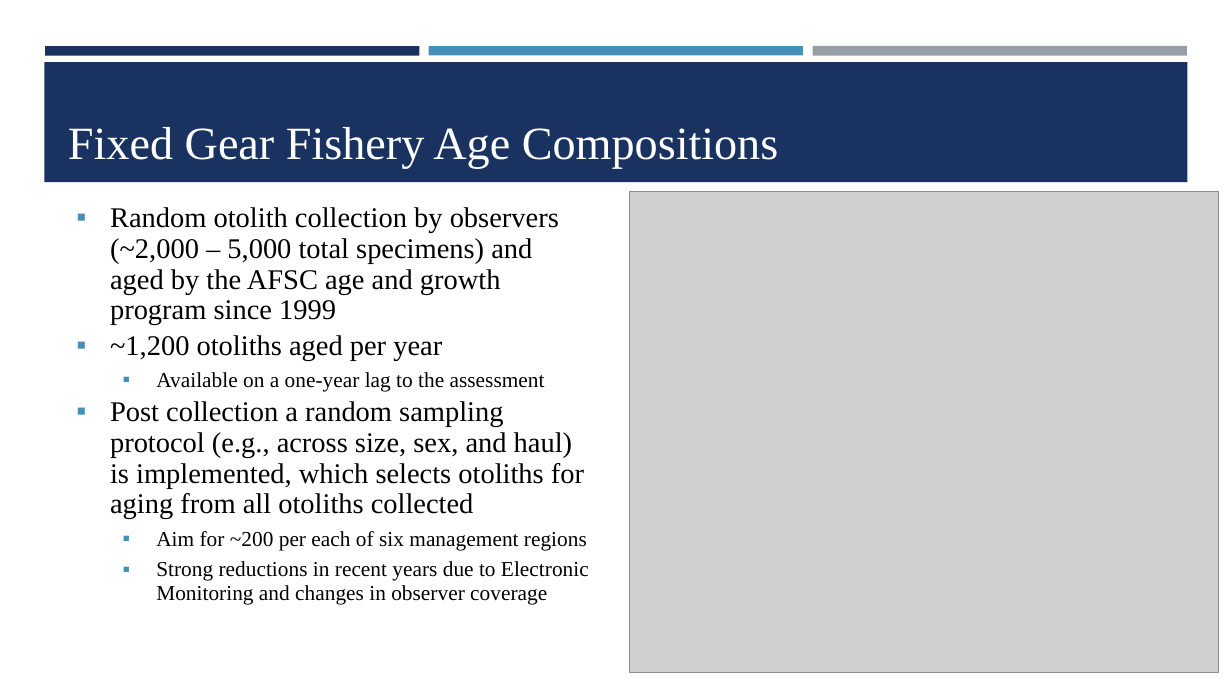
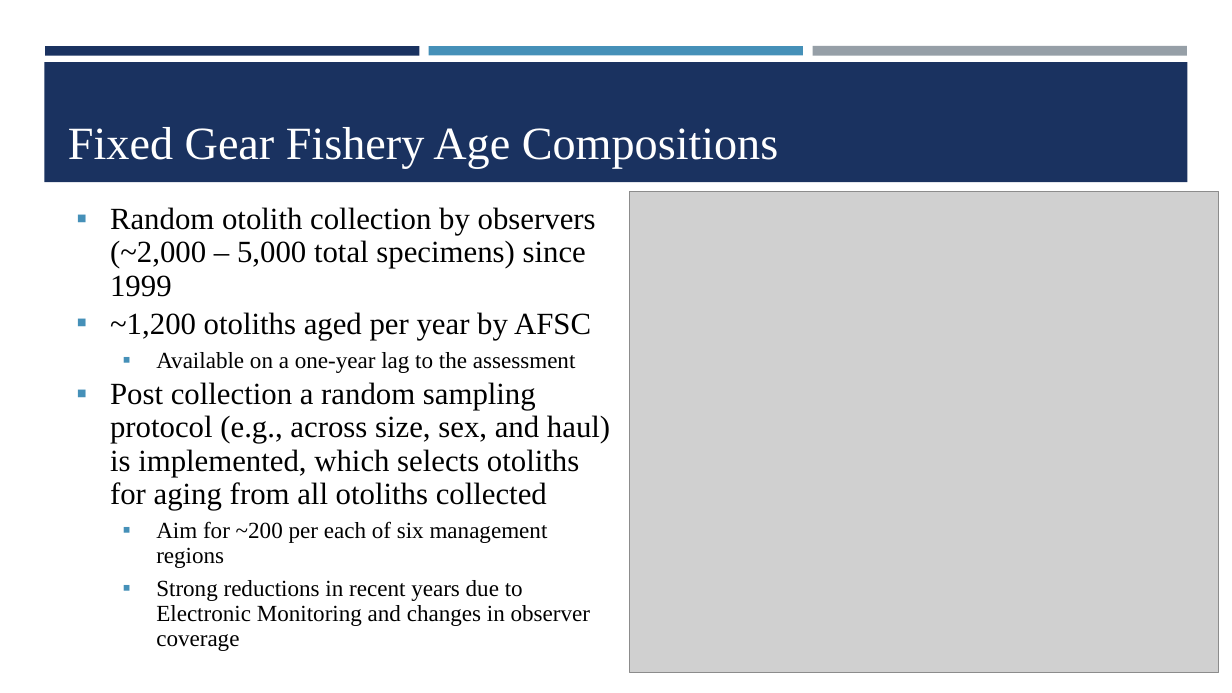
Before and after one commit to dgoethel-noaa/2026_Sablefish_CIE, a slide deck: slide 8 of Presentations/6. Sablefish CIE_Data_Assessment.pptx. Drawn at 1232x693 pixels with LibreOffice and Linux fonts; fonts in the diff are those of the drawing; grey boxes stand for pictures; background and template pictures are left out. Boxes give left, top, right and bottom in pixels: in the first picture for what was removed or moved away, otherwise in the second. Text is boxed around its words. In the diff, an @@ line names an element or a change of style, - is before the commit and + after.

```diff
--- a/Presentations/6. Sablefish CIE_Data_Assessment.pptx
+++ b/Presentations/6. Sablefish CIE_Data_Assessment.pptx
@@ text at bbox=[110, 207, 596, 340]: text changed; size 22.2 to 24 pt @@
-▪ Random otolith collection by observers (~2,000 – 5,000 total specimens) and aged by the AFSC age and growth program since 1999
-▪ ~1,200 otoliths aged per year
+▪ Random otolith collection by observers (~2,000 – 5,000 total specimens) since 1999
+▪ ~1,200 otoliths aged per year by AFSC
@@ text at bbox=[110, 352, 610, 651]: size 16.6 to 18 pt in "Available on a one-year lag to the ...", "Aim for ~200 per each of six ...", "Strong reductions in recent years due to ..."; size 22.2 to 24 pt in "Post collection a random sampling protocol (e.g., ..." @@
```
Also in this commit, not shown: 11 other slides changed, 2 slides added, 2 other files.
